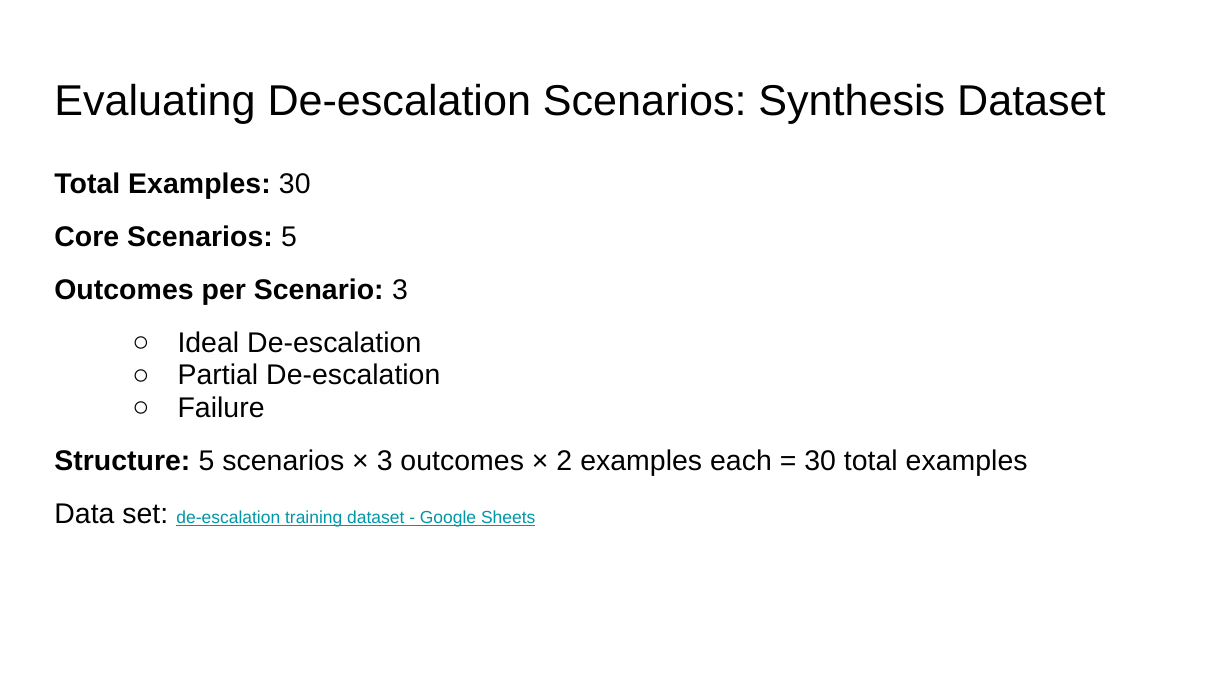
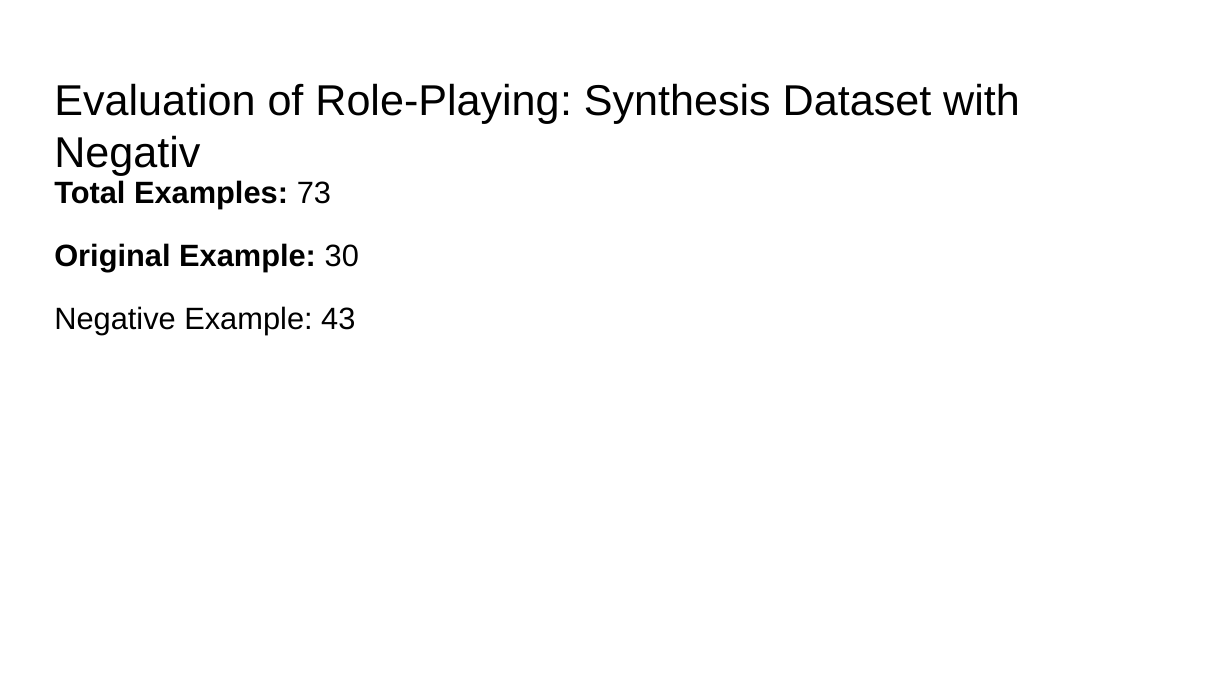
Before and after one commit to Hasebul/DeEscalWild-Benchmark-Farmework, a slide deck: slide 5 of Presentation/De-escalation Training Evaluation Idea.pptx (slide 3 before the commit). Drawn at 1232x693 pixels with LibreOffice and Linux fonts; fonts in the diff are those of the drawing. Boxes give left, top, right and bottom in pixels: in the first picture for what was removed or moved away, otherwise in the second. Text is boxed around its words. In the diff, an @@ line names an element or a change of style, - is before the commit and + after.

Commit message:
finish role playing evaluaiton code

```diff
--- a/Presentation/De-escalation Training Evaluation Idea.pptx
+++ b/Presentation/De-escalation Training Evaluation Idea.pptx
@@ title at (x1=54, y1=83, x2=1020, y2=175): text changed @@
-Evaluating De-escalation Scenarios: Synthesis Dataset
+Evaluation of Role-Playing: Synthesis Dataset with Negativ
@@ text at (x1=54, y1=180, x2=359, y2=335): text changed; size 16.6 to 18 pt; bold on @@
-Total Examples: 30
-Core Scenarios: 5
-Outcomes per Scenario: 3
-  ○ Ideal De-escalation
-  ○ Partial De-escalation
-  ○ Failure
-Structure: 5 scenarios × 3 outcomes × 2 examples each = 30 total examples
-Data set: de-escalation training dataset - Google Sheets
+Total Examples: 73
+Original Example: 30
+Negative Example: 43
```
Also in this commit, not shown: 2 other slides changed, 5 slides added, 4 slides removed, 2 other files.
